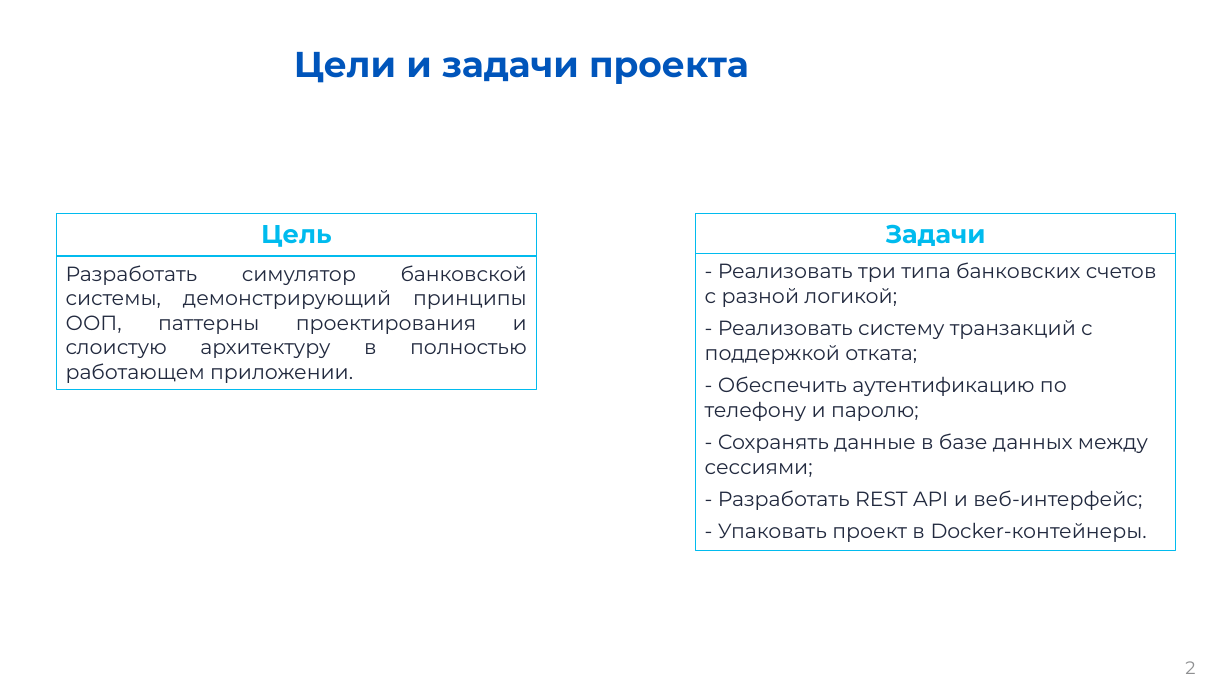
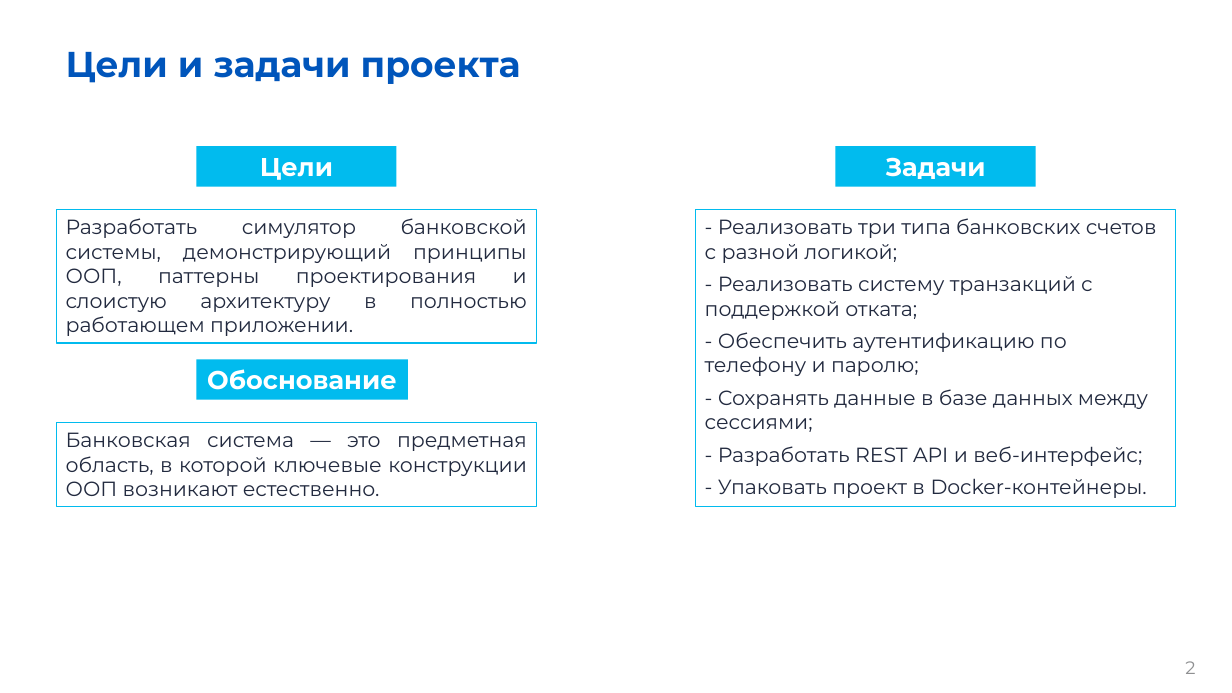
Before and after one commit to kmozgovoj11-rgb/bank_simulator, a slide deck: slide 2 of Презентация.pptx. Drawn at 1232x693 pixels with LibreOffice and Linux fonts; fonts in the diff are those of the drawing; background and template pictures are left out. Boxes give left, top, right and bottom in pixels: in the first picture for what was removed or moved away, otherwise in the second. Text is boxed around its words. In the diff, an @@ line names an element or a change of style, - is before the commit and + after.

```diff
--- a/Презентация.pptx
+++ b/Презентация.pptx
@@ title "Цели и задачи проекта" at (x1=66, y1=52, x2=521, y2=84): alignment centre to left @@
@@ rectangle added at (x1=196, y1=146, x2=396, y2=187), fill #01BBEE, 20 pt, text #FFFFFF, bold @@
+Цели
@@ rectangle "Задачи" resized from (x1=696, y1=213, x2=1176, y2=254) to (x1=836, y1=146, x2=1036, y2=187) @@
@@ rectangle "Задачи" at (x1=836, y1=146, x2=1036, y2=187): text colour #00BBEE to #FFFFFF; less space between paragraphs; fill none to #01BBEE; outline #01BBEE 0.75 pt to none @@
@@ text "Разработать симулятор банковской системы, демонстрирующий ..." moved from (x1=56, y1=256, x2=536, y2=390) to (x1=56, y1=210, x2=536, y2=344) @@
@@ text removed at (x1=56, y1=213, x2=536, y2=256) @@
-Цель
@@ rectangle "- Реализовать три типа банковских ..." moved from (x1=696, y1=253, x2=1176, y2=550) to (x1=696, y1=210, x2=1176, y2=506) @@
@@ rectangle added at (x1=196, y1=360, x2=408, y2=400), fill #01BBEE, 20 pt, text #FFFFFF, bold @@
+Обоснование
@@ rectangle added at (x1=56, y1=422, x2=536, y2=506), outline #01BBEE 1 pt, 16 pt, text #222A3F @@
+Банковская система — это предметная область, в которой ключевые конструкции ООП возникают естественно.
```
Also in this commit, not shown: 15 other slides changed, 16 slides added, 2 slides removed.
